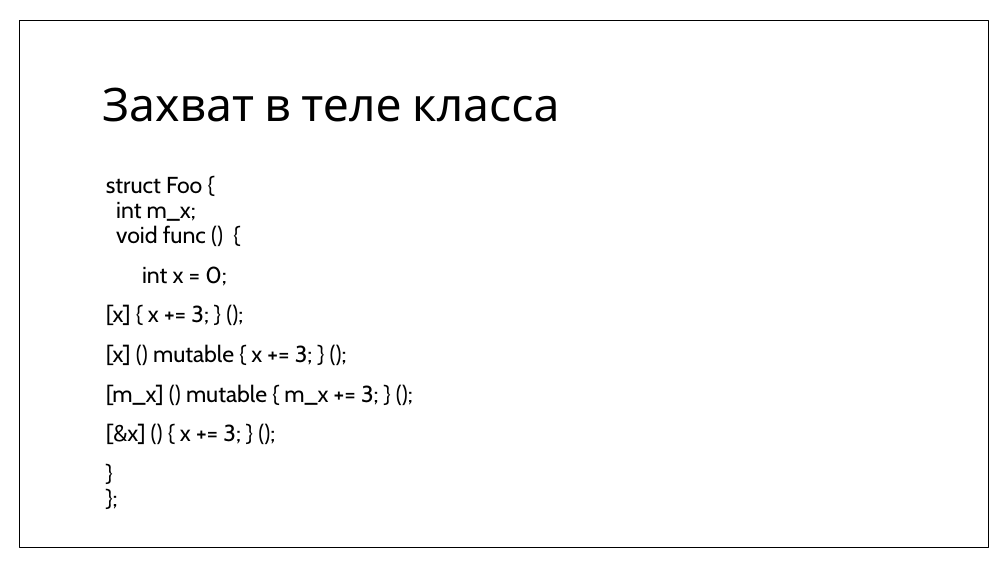
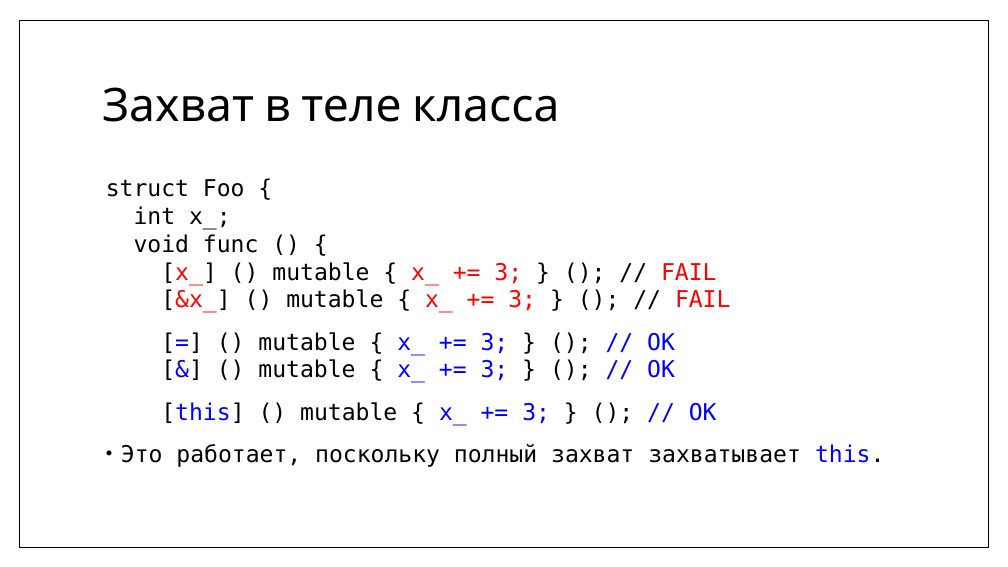
Before and after one commit to MIPT-ILab/cpp-lects-rus, a slide deck: slide 38 of slides/lec2-7-lambdas.pptx (slide 31 before the commit). Drawn at 1008x567 pixels with LibreOffice and Linux fonts; fonts in the diff are those of the drawing. Boxes give left, top, right and bottom in pixels: in the first picture for what was removed or moved away, otherwise in the second. Text is boxed around its words. In the diff, an @@ line names an element or a change of style, - is before the commit and + after.

```diff
--- a/slides/lec2-7-lambdas.pptx
+++ b/slides/lec2-7-lambdas.pptx
@@ text at (106,179,884,467): text changed; font Cabin to DejaVu Sans Mono @@
-struct Foo {
-int m_x;
-void func () {
-int x = 0;
-[x] { x += 3; } ();
-[x] () mutable { x += 3; } ();
-[m_x] () mutable { m_x += 3; } ();
-[&x] () { x += 3; } ();
-}
-};
+struct Foo {
+int x_;
+void func () {
+[x_] () mutable { x_ += 3; } (); // FAIL
+[&x_] () mutable { x_ += 3; } (); // FAIL
+[=] () mutable { x_ += 3; } (); // OK
+[&] () mutable { x_ += 3; } (); // OK
+[this] () mutable { x_ += 3; } (); // OK
+• Это работает, поскольку полный захват захватывает this.
```
Also in this commit, not shown: 21 other slides changed, 11 slides added, 6 other files.
